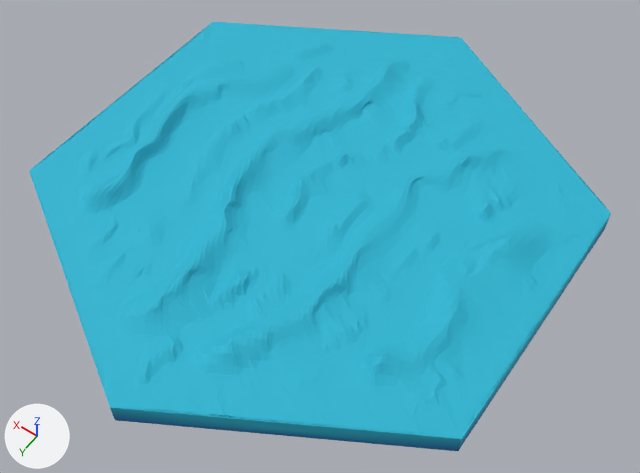
The glTF model public/assets/water.glb as it was, and as the next commit left it.
The view is the same before and after, from a 50 mm lens placed at (-7.4, 44.5, 88.0), pointed at (32.9, -12.0, -0.8). Arrows for +X, +Y and +Z are at lower left; the lights stay in place. The older version comes first. Vertices at exactly the same position are counted once.

Names of what the first picture shows: 'water'.
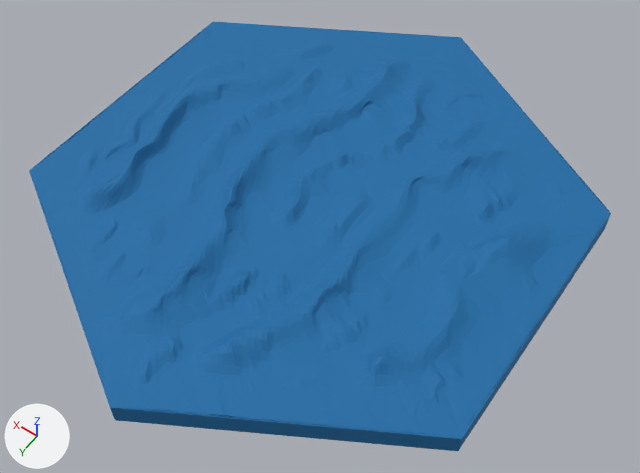
Changed parts and their boxes [x1, y1, x2, y2] in the pictures (640 x 473 px):
```json
{"part": 1, "of": "me_water", "change": "recoloured", "before": [29, 22, 611, 450], "after": [29, 22, 611, 450], "on screen": "cyan to blue"}
```

The change, as JSON lines over the scene's bpy script:
```json
{"block": "me_water", "where": "me_water.from_pydata(...)  # 11711 vertices, 23458 faces; spans x 3.9..68.0, y -52.0..21.9, z 0.0..4.9"}
{"block": "me_water", "where": "# used by ob_water; location = (0.0, 0.0, 0.0)"}
{"block": "me_water", "change": "me_water part 1: 23458 faces centred in x 3.9..68.0, y -52.0..21.3, z 0.0..4.9 are repainted in the vertex colours; the middle colour goes from cyan #2ab8d4 to blue #1a6fa8"}
```
